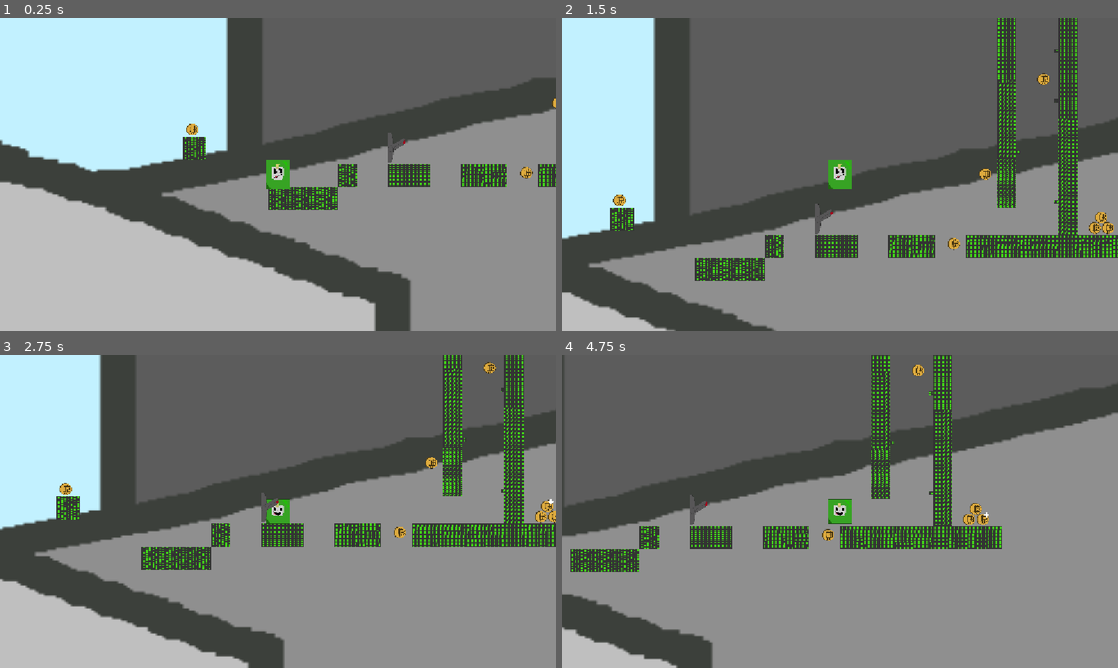
Above: before the commit, frames 1-4 (two rows, left to right).
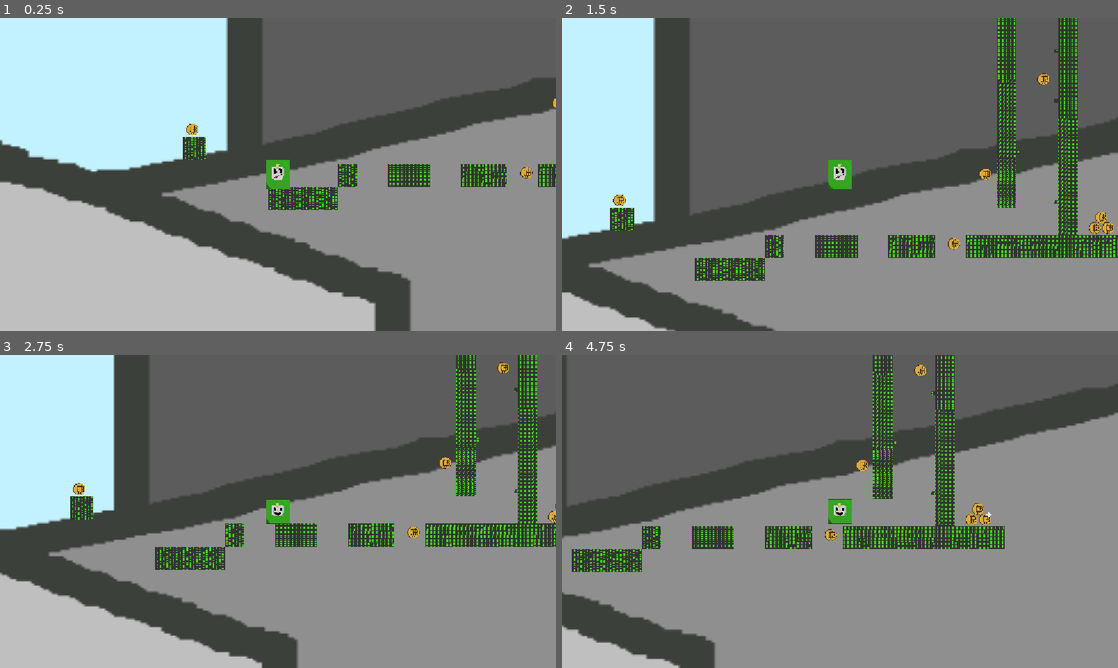
Above: after the commit, the same moments.

Repository: Tdem1/Haven-2026-Bounce-Back-Game-The-game
Game: Godot game, scene res://main.tscn
Two runs of this game, one before a commit and one after it. Both use one fixed random seed, a clock stepped at 60 frames per second and the inputs below.
Inputs:
- Up to frame 1 (0.25 s): no input
- Up to frame 2 (1.5 s): hold Right (right) from 0.53 s (still down); tap Up (up) at 0.77 s
- Up to frame 3 (2.75 s): tap Up (up) at 1.52 s; release Right (right) at 2.03 s; hold A (left) from 2.03 s (still down)
- Up to frame 4 (4.75 s): release A (left) at 2.78 s; hold Right (right) 2.78-4.28 s; tap Up (up) at 3.02, 3.77, 4.52 s; hold A (left) from 4.28 s (still down)

The runs differ from the first frame. In frame 1, 0.1% of the frame differs, in the area x 69-73%, y 36-47%; in frame 2, 0.1%; in frame 3, 15%, in the area x 0-100%, y 0-100%; in frame 4, 6.0%.

Commit message:
h

Diff:
--- a/bounce-back-godot/Level_1.tscn
+++ b/bounce-back-godot/Level_1.tscn
@@ -4,7 +4,6 @@
 [ext_resource type="Texture2D" uid="uid://dt5jihffen6be" path="res://images/floor.png" id="1_jikk4"]
 [ext_resource type="PackedScene" uid="uid://d2g5r2lv8mcfn" path="res://coin.tscn" id="2_kidjj"]
 [ext_resource type="PackedScene" uid="uid://6nvteqthm4rt" path="res://player.tscn" id="3_65pcf"]
-[ext_resource type="PackedScene" uid="uid://caaaib4yxiuv6" path="res://switch.tscn" id="4_a0j4s"]
 [ext_resource type="PackedScene" uid="uid://cm0hevwye5so0" path="res://end_portal.tscn" id="6_u16a4"]
 
 [sub_resource type="PhysicsMaterial" id="PhysicsMaterial_h2yge"]
@@ -130,10 +129,30 @@
 sources/0 = SubResource("TileSetAtlasSource_1bvp3")
 sources/2 = SubResource("TileSetAtlasSource_a0j4s")
 
+[sub_resource type="GDScript" id="GDScript_avcte"]
+resource_name = "level1script"
+script/source = "extends TileMapLayer
+
+
+# Called when the node enters the scene tree for the first time.
+func _ready() -> void:
+	pass # Replace with function body.
+
+
+# Called every frame. 'delta' is the elapsed time since the previous frame.
+func _process(delta: float) -> void:
+	pass
+
+
+func end() -> void:
+	get_tree().change_scene_to_file(\"res://level_2.tscn\")
+"
+
 [node name="Level_1" type="TileMapLayer" unique_id=1230393947]
 editor_description = "ground"
 tile_map_data = PackedByteArray("AAD9/wYAAAAAAAAAAAD9/wcAAAAAAAEAAAD9/wgAAAAAAAIAAAD9/wkAAAAAAAMAAAD9/woAAAAAAAQAAAD9/w …(32640 unchanged characters)…
 tile_set = SubResource("TileSet_bi4ei")
+script = SubResource("GDScript_avcte")
 
 [node name="Player" parent="." unique_id=348473097 instance=ExtResource("3_65pcf")]
 position = Vector2(-7, -13)
@@ -169,11 +188,6 @@
 
 [node name="Coin10" parent="CoinSet" unique_id=796010014 instance=ExtResource("2_kidjj")]
 position = Vector2(1396, -646)
-
-[node name="switch" parent="." unique_id=129136398 instance=ExtResource("4_a0j4s")]
-position = Vector2(502, -65.99999)
-rotation = 1.5699859
-scale = Vector2(2.0401282, 1.7599413)
 
 [node name="EndPortal" parent="." unique_id=672464198 instance=ExtResource("6_u16a4")]
 position = Vector2(3233, -769)
@@ -189,4 +203,4 @@
 [connection signal="get_coin" from="CoinSet/Coin8" to="Player" method="_on_coin_get_coin"]
 [connection signal="get_coin" from="CoinSet/Coin9" to="Player" method="_on_coin_get_coin"]
 [connection signal="get_coin" from="CoinSet/Coin10" to="Player" method="_on_coin_get_coin"]
-[connection signal="flip" from="switch" to="Player" method="_on_switch_flip"]
+[connection signal="done" from="EndPortal" to="." method="end"]
--- a/bounce-back-godot/end_portal.tscn
+++ b/bounce-back-godot/end_portal.tscn
@@ -7,6 +7,7 @@
 script/source = "extends Area2D
 
 signal open
+signal done
 var opened=false
 # Called when the node enters the scene tree for the first time.
 func _ready() -> void:
@@ -24,7 +25,7 @@
 
 func _on_body_entered(body: Node) ->void:
 	if opened:
-		hide()
+		emit_signal(\"done\")
 "
 
 [sub_resource type="GDScript" id="GDScript_avcte"]
--- a/bounce-back-godot/level_2.tscn
+++ b/bounce-back-godot/level_2.tscn
@@ -166,10 +166,30 @@
 sources/0 = SubResource("TileSetAtlasSource_1bvp3")
 sources/2 = SubResource("TileSetAtlasSource_a0j4s")
 
+[sub_resource type="GDScript" id="GDScript_148ok"]
+resource_name = "level2script"
+script/source = "extends TileMapLayer
+
+
+# Called when the node enters the scene tree for the first time.
+func _ready() -> void:
+	pass # Replace with function body.
+
+
+# Called every frame. 'delta' is the elapsed time since the previous frame.
+func _process(delta: float) -> void:
+	pass
+
+
+func end() -> void:
+	get_tree().change_scene_to_file(\"res://level_3.tscn\")
+"
+
 [node name="Level_2" type="TileMapLayer" unique_id=1230393947]
 editor_description = "ground"
 tile_map_data = PackedByteArray("AAD3/wQAAgAAAAAAAAD3/wUAAgAAAAEAAAD3/wYAAgAAAAIAAAD3/wcAAgAAAAMAAAD3/wgAAgAAAAQAAAD3/w …(64800 unchanged characters)…
 tile_set = SubResource("TileSet_bi4ei")
+script = SubResource("GDScript_148ok")
 
 [node name="Player" parent="." unique_id=348473097 instance=ExtResource("3_7dov7")]
 position = Vector2(-7, -13)
@@ -192,7 +212,7 @@
 position = Vector2(2890, -1266)
 
 [node name="Coin6" parent="CoinSet" unique_id=1945972699 instance=ExtResource("4_ehv2h")]
-position = Vector2(-3, -825)
+position = Vector2(1489, -350)
 
 [node name="Coin7" parent="CoinSet" unique_id=926570440 instance=ExtResource("4_ehv2h")]
 position = Vector2(5623, -640)
